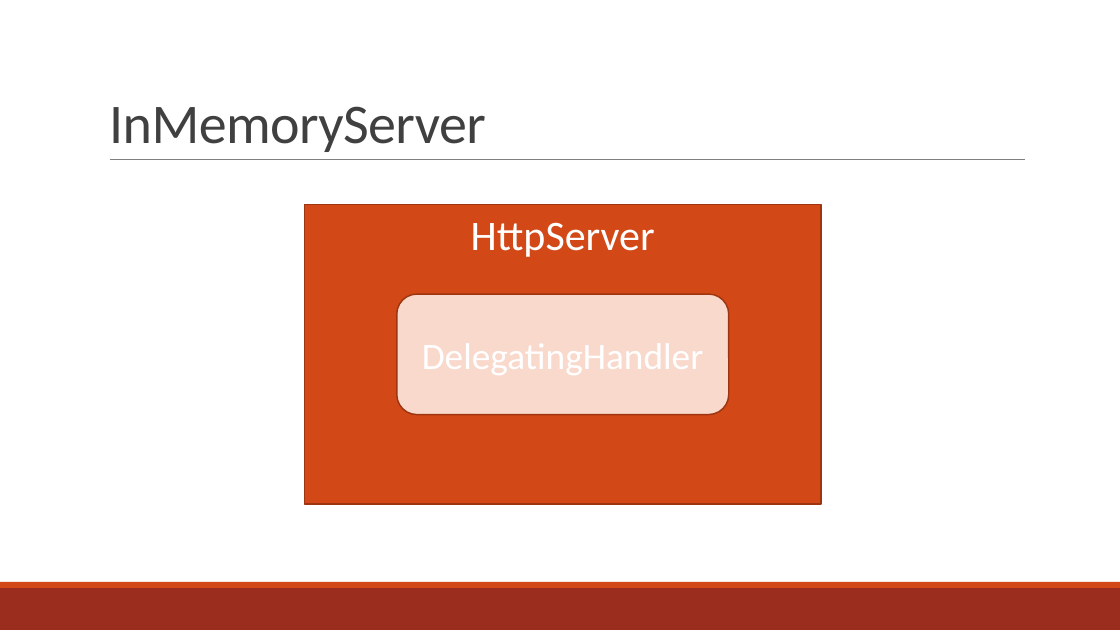
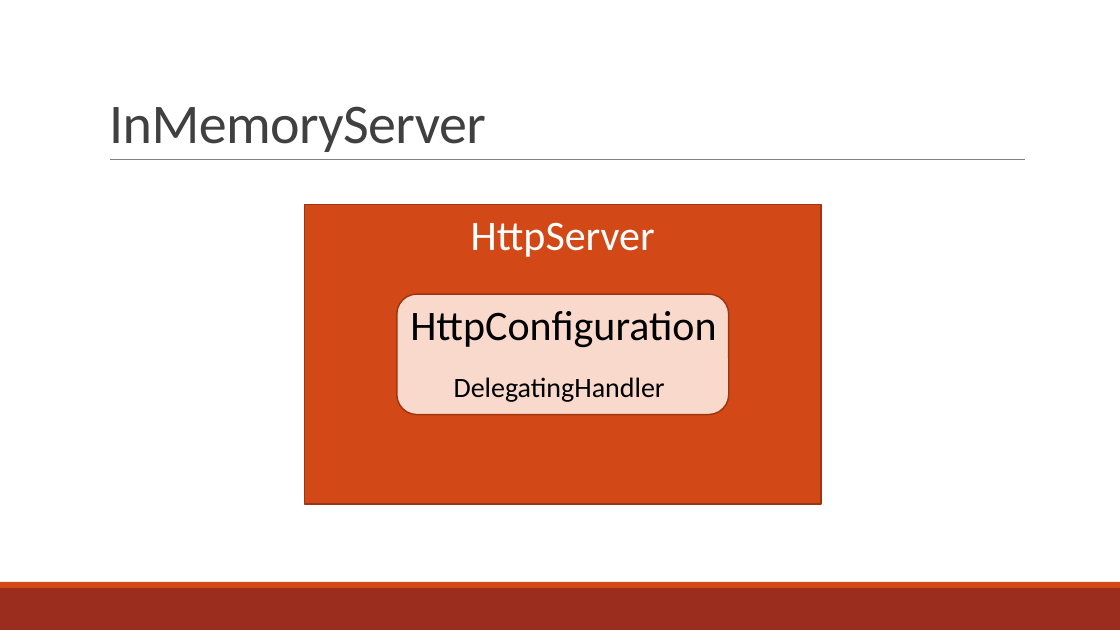
Before and after one commit to ExploreMqt/TestingWebApi, a slide deck: slide 15 of Testing WebApi.pptx. Drawn at 1120x630 pixels with LibreOffice and Linux fonts; fonts in the diff are those of the drawing. Boxes give left, top, right and bottom in pixels: in the first picture for what was removed or moved away, otherwise in the second. Text is boxed around its words. In the diff, an @@ line names an element or a change of style, - is before the commit and + after.

Commit message:
Better readability for a slide

```diff
--- a/Testing WebApi.pptx
+++ b/Testing WebApi.pptx
@@ text added at (x1=410, y1=311, x2=716, y2=348), 36 pt, text #000000 @@
+HttpConfiguration
@@ text added at (x1=454, y1=377, x2=665, y2=402), 24 pt, text #000000 @@
+DelegatingHandler
```
